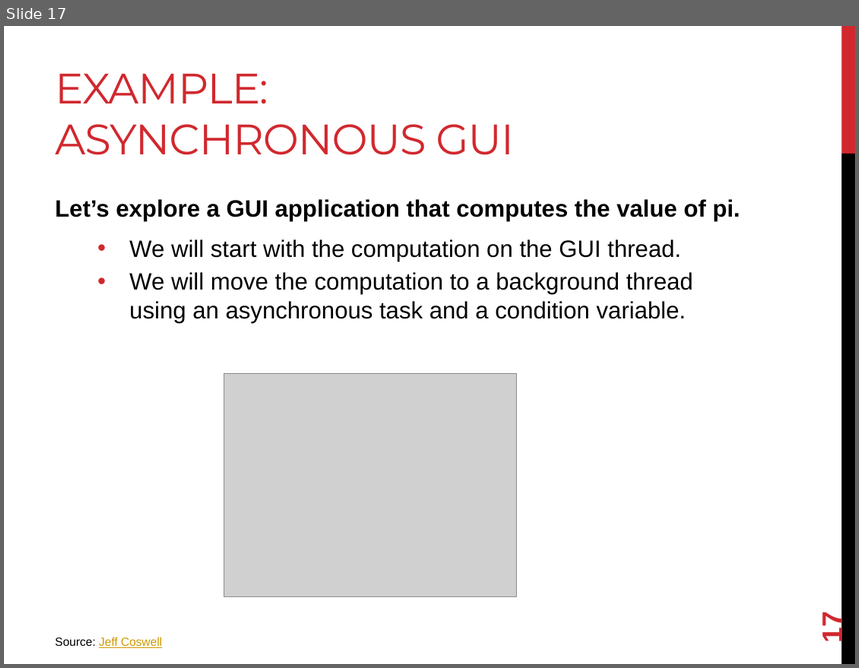
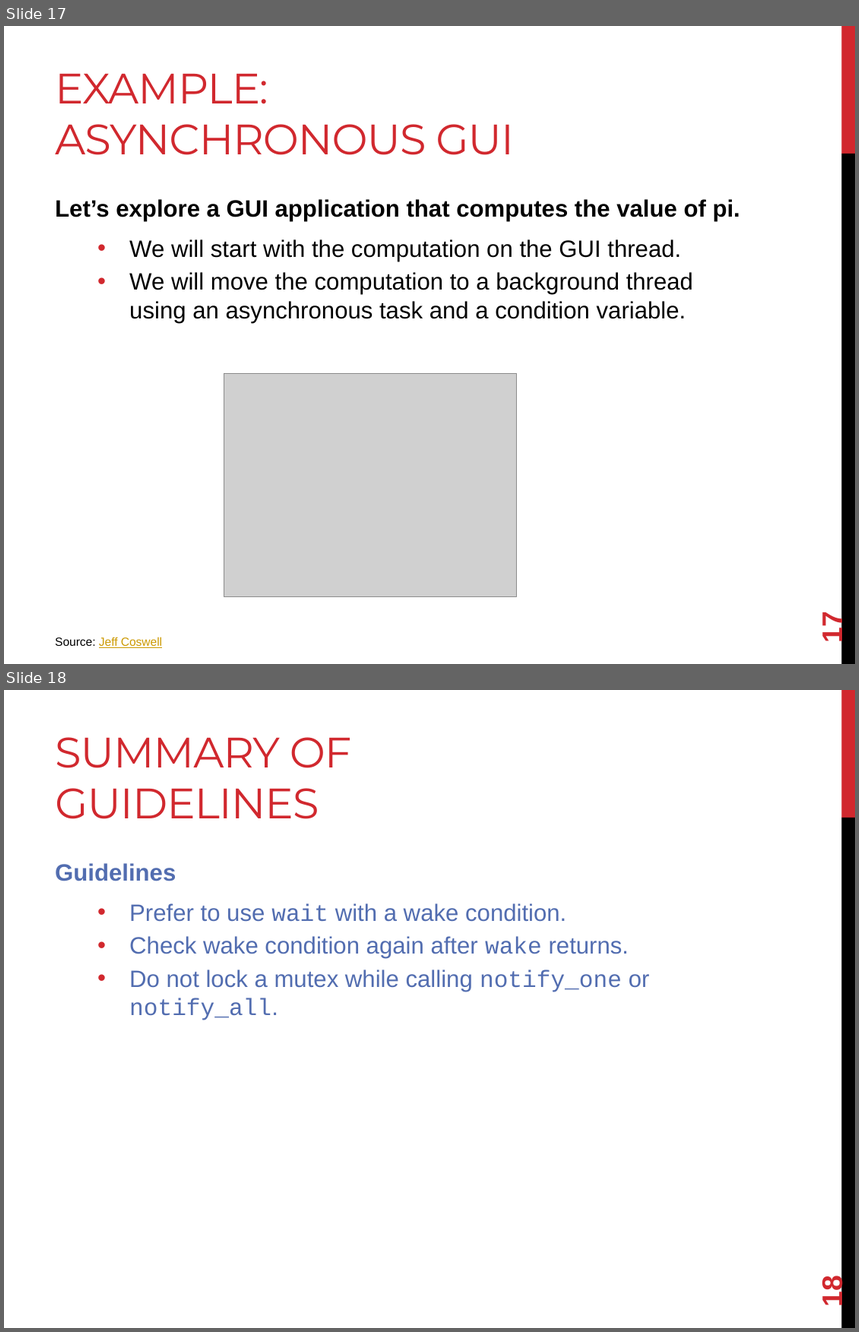
Before and after one commit to joshpeterson/DevelopingConcurrentSoftware, a slide deck: Lectures/Asynchronous Operations/Asynchronous Operations.pptx. Shown one above the other, each under a label of ours: slide 17 before the commit, slides 17 and 18 after it. The pictures are 859x668 and 859x1332 pixels, drawn with LibreOffice and Linux fonts; fonts in the diff are those of the drawing; grey boxes stand for pictures. Boxes give left, top, right and bottom in pixels: in the first picture for what was removed or moved away, otherwise in the second. Text is boxed around its words. In the diff, an @@ line names an element or a change of style, - is before the commit and + after.

Commit message:
Complete asynchonrous operations lecture and examples.

```diff
--- a/Lectures/Asynchronous Operations/Asynchronous Operations.pptx
+++ b/Lectures/Asynchronous Operations/Asynchronous Operations.pptx
@@ slide 18 added at <box>4,690,855,1328</box>, background #FFFFFF; not listed: 2 template elements that a slide beside it also shows @@
@@ title added at <box>55,737,352,819</box>, 36 pt, text #D1282E @@
+SUMMARY OF GUIDELINES
@@ text added at <box>55,863,650,1021</box>, 20 pt, text #526DB0 @@
+Guidelines
+  • Prefer to use wait with a wake condition.
+  • Check wake condition again after wake returns.
+  • Do not lock a mutex while calling notify_one or notify_all.
@@ page number added at <box>816,1279,848,1306</box>, 24 pt, text #D1282E, bold @@
+18
```
Also in this commit, not shown: 4 other files.
